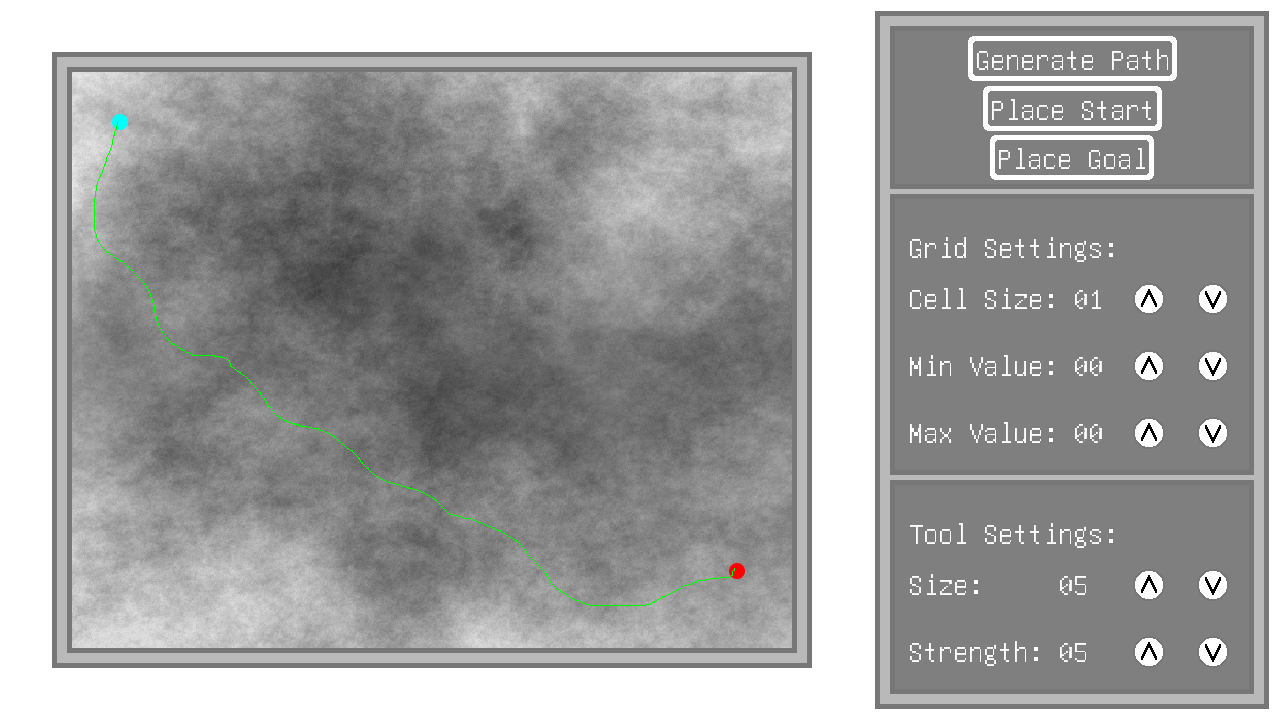
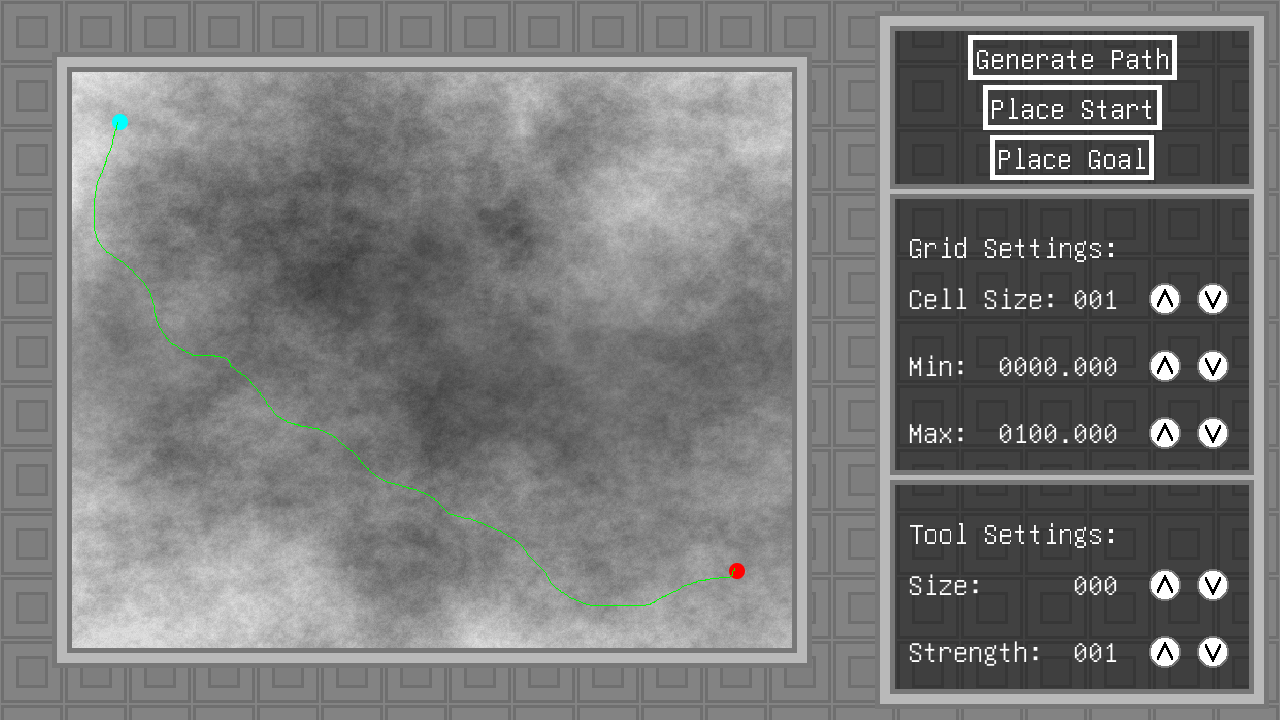
Before/after of a (1280, 720) layered artwork. What changed in the layer stack:
moved "Place Goal" above "Place Start", painted on it over [999, 148, 1145, 169]
moved "Place Start" above "Generate Path #1", painted on it over [992, 98, 1151, 120]
renamed "Generate Path" to "Generate Path #1", painted on it over [977, 48, 1168, 70]
painted on "buttons" over [968, 35, 1181, 668]
renamed "Cell Size: 01" to "Cell Size: 001", painted on it over [909, 288, 1117, 309]
renamed "Min Value: 00" to "Min: 0000.000", painted on it over [909, 355, 1117, 376]
renamed "Max Value: 00" to "Max: 0100.000", painted on it over [909, 422, 1117, 443]
renamed "Size: 05" to "Size: 000", painted on it over [909, 574, 1117, 595]
renamed "Strength: 05" to "Strength: 001", painted on it over [909, 641, 1117, 666]
showed "Background" over [0, 0, 1280, 720]
